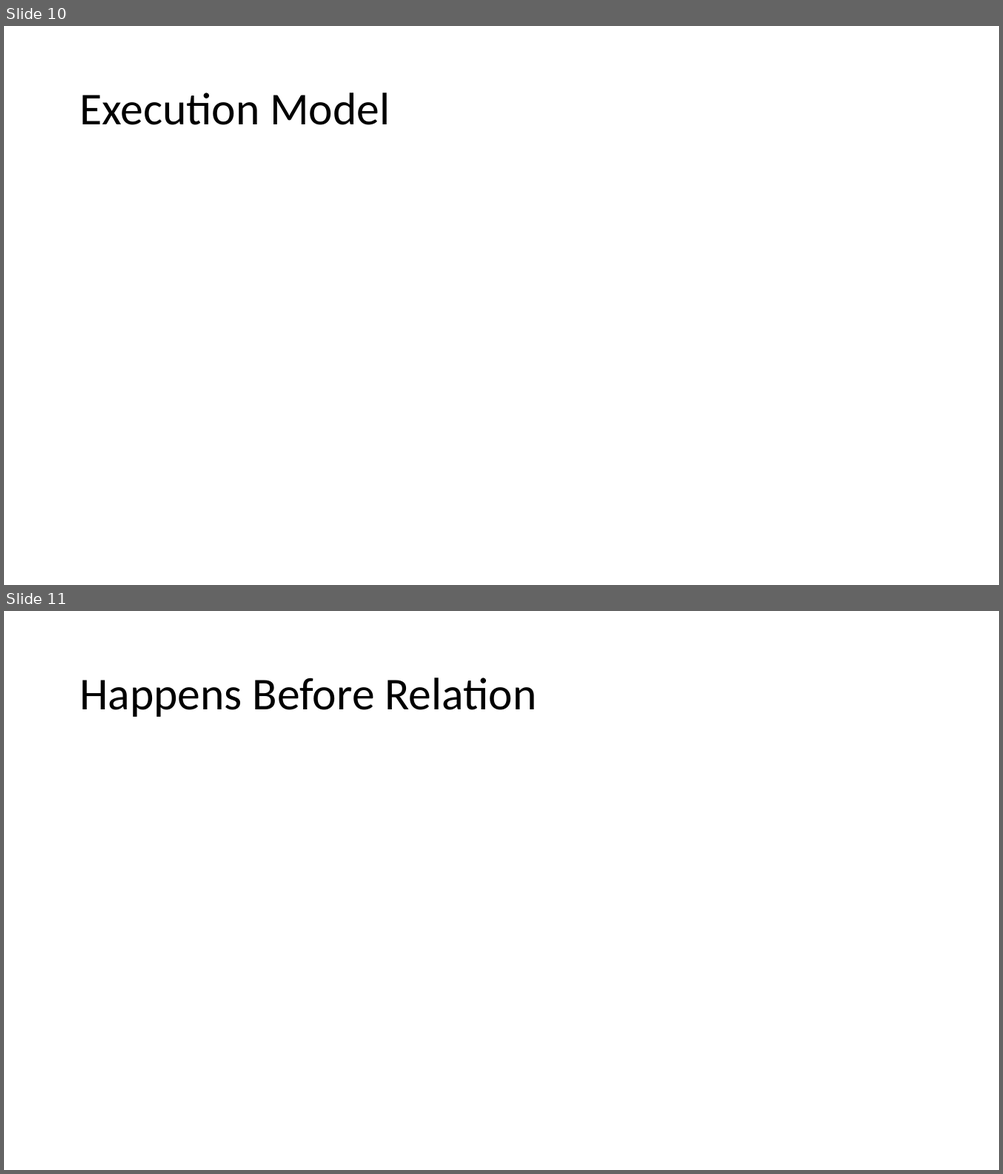
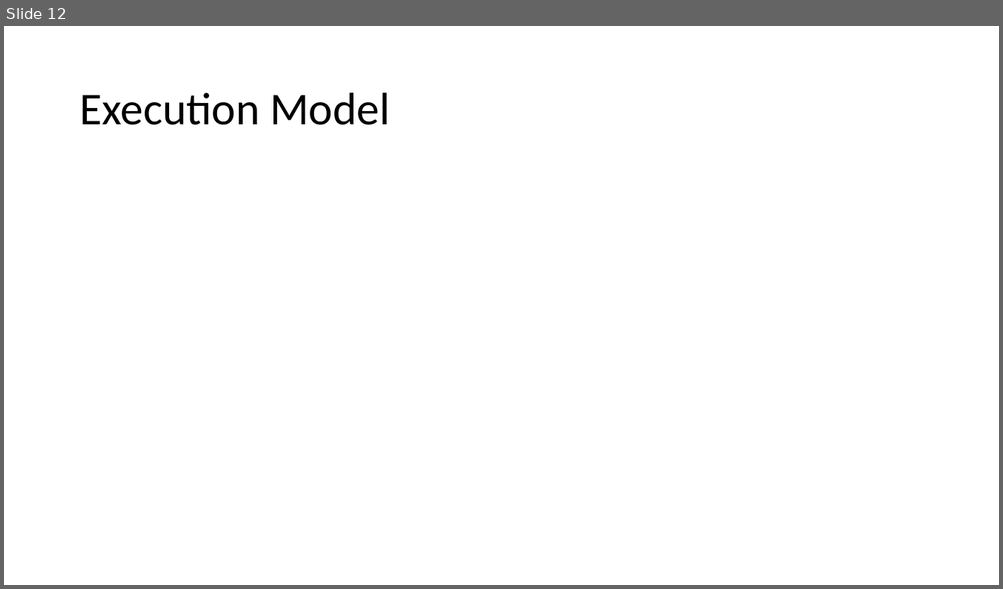
Before and after one commit to xiaohe27/Tasks, a slide deck: Slides/qual-presentation.ppt. Shown one above the other, each under a label of ours: slides 10 and 11 before the commit, slide 12 after it. The pictures are 1003x1174 and 1003x589 pixels, drawn with LibreOffice and Linux fonts; fonts in the diff are those of the drawing. Boxes give left, top, right and bottom in pixels: in the first picture for what was removed or moved away, otherwise in the second. Text is boxed around its words. In the diff, an @@ line names an element or a change of style, - is before the commit and + after.

```diff
--- a/Slides/qual-presentation.ppt
+++ b/Slides/qual-presentation.ppt
@@ slide 11 removed at bbox=[4, 611, 999, 1170], background #FFFFFF @@
@@ title removed at bbox=[79, 678, 537, 717] @@
-Happens Before Relation
@@ what was slide 10 is now slide 12 @@
```
Also in this commit, not shown: 1 slide changed, 9 slides added.
